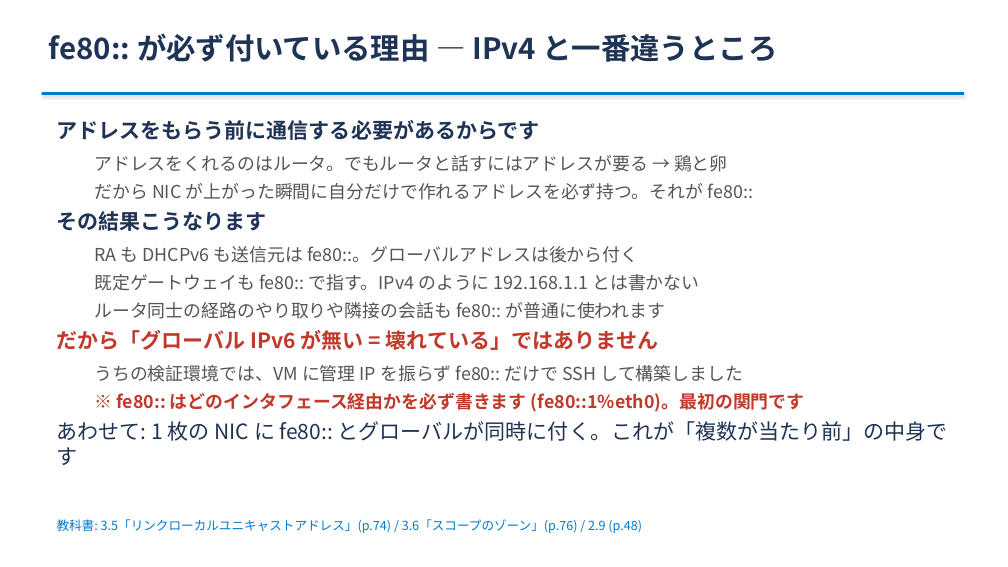
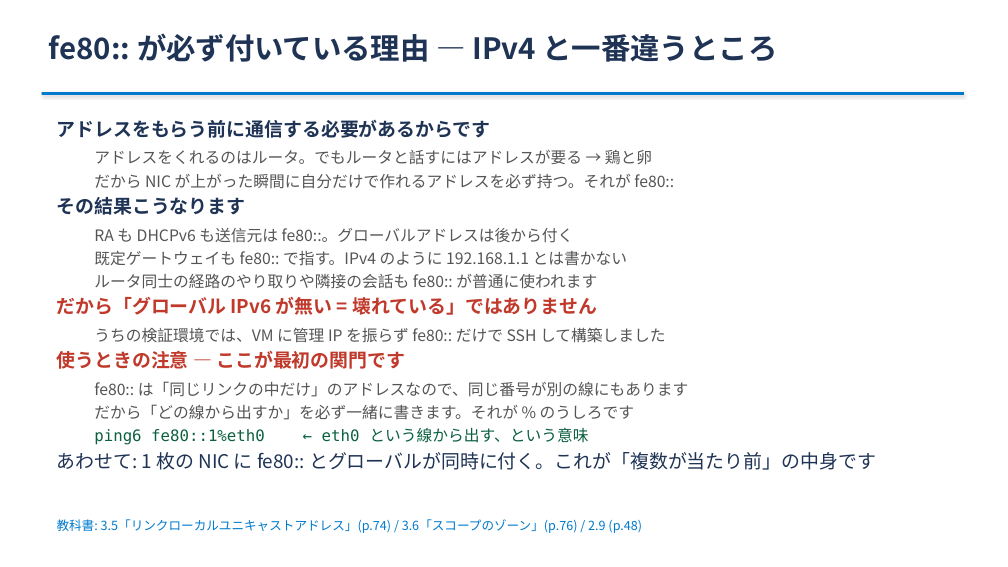
Before and after one commit to ginchankawaii/claude-code-book-template, a slide deck: slide 13 of docs/ipoe-lab/slides/setsumeikai.pptx (slide 11 before the commit). Drawn at 1008x567 pixels with LibreOffice and Linux fonts; fonts in the diff are those of the drawing. Boxes give left, top, right and bottom in pixels: in the first picture for what was removed or moved away, otherwise in the second. Text is boxed around its words. In the diff, an @@ line names an element or a change of style, - is before the commit and + after.

```diff
--- a/docs/ipoe-lab/slides/setsumeikai.pptx
+++ b/docs/ipoe-lab/slides/setsumeikai.pptx
@@ text at bbox=[57, 120, 876, 470]: size 20 to 18 pt in "アドレスをもらう前に通信する必要があるからです", "その結果こうなります", "だから「グローバル IPv6 が無い = 壊れている」ではありません", "あわせて: 1 枚の NIC に fe80:: とグローバルが同時に付く。これが「複数が当たり前」の中身です"; size 17 to 15 pt in "アドレスをくれるのはルータ。でもルータと話すにはアドレスが要る → 鶏と卵", "だから NIC が上がった瞬間に自分だけで作れるアドレスを必ず持つ。それが fe80::", "RA も DHCPv6 も送信元は fe80::。グローバルアドレスは後から付く", "既定ゲートウェイも fe80:: で指す。IPv4 のように 192.168.1.1 とは書かない" and 2 more places; less space between paragraphs @@
@@ text at bbox=[57, 351, 689, 445]: text changed; size 17 to 15 pt; text colour #C0392B to #555555; bold off @@
-  ※ fe80:: はどのインタフェース経由かを必ず書きます (fe80::1%eth0)。最初の関門です
+使うときの注意 — ここが最初の関門です
+  fe80:: は「同じリンクの中だけ」のアドレスなので、同じ番号が別の線にもあります
+  だから「どの線から出すか」を必ず一緒に書きます。それが % のうしろです
+  ping6 fe80::1%eth0 ← eth0 という線から出す、という意味
```
Also in this commit, not shown: 7 other slides changed, 5 slides added, 2 other files.
